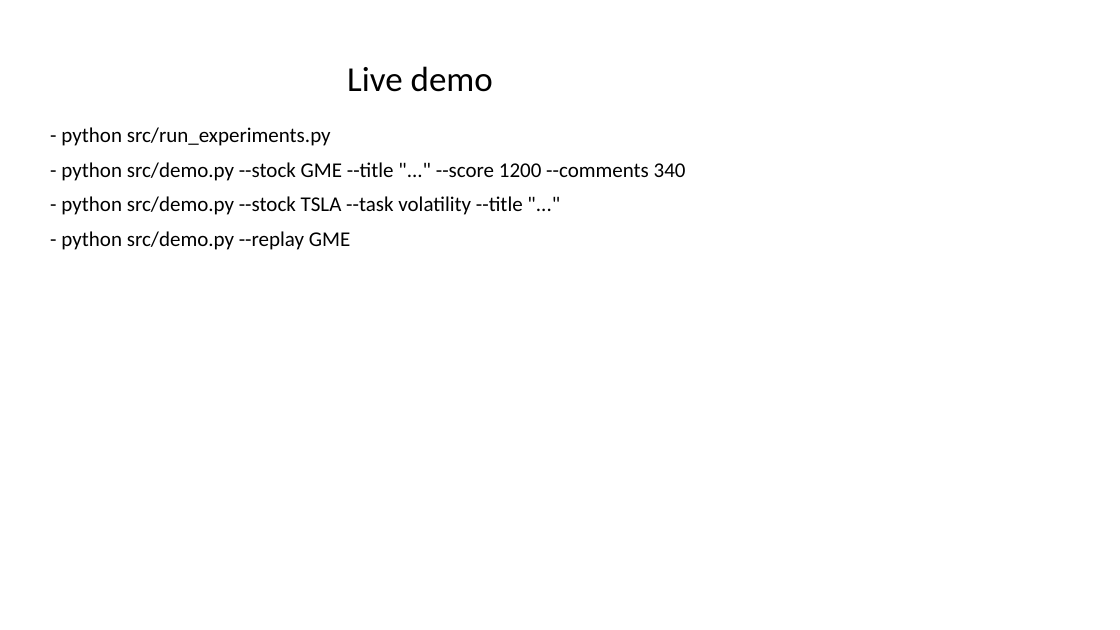
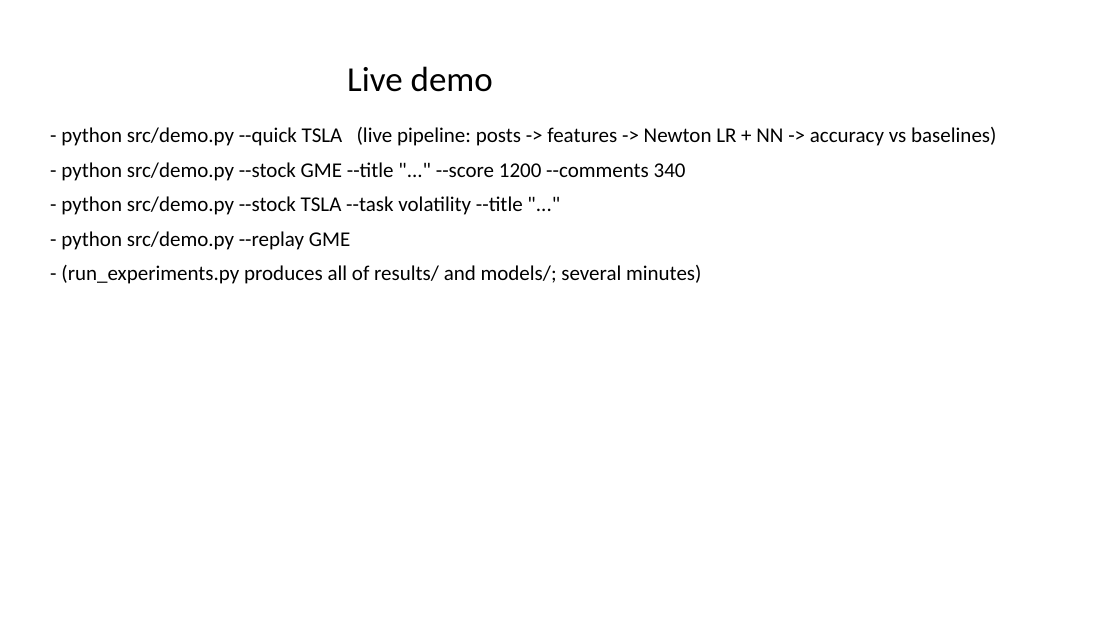
Before and after one commit to Prithvi-Aithal/wsb-market-prediction, a slide deck: slide 13 of docs/presentation.pptx. Drawn at 1120x630 pixels with LibreOffice and Linux fonts; fonts in the diff are those of the drawing. Boxes give left, top, right and bottom in pixels: in the first picture for what was removed or moved away, otherwise in the second. Text is boxed around its words. In the diff, an @@ line names an element or a change of style, - is before the commit and + after.

Commit message:
Add live --quick demo mode (full pipeline on one stock) and update docs

```diff
--- a/docs/presentation.pptx
+++ b/docs/presentation.pptx
@@ text at (x1=61, y1=127, x2=996, y2=146): text changed @@
-- python src/run_experiments.py
+- python src/demo.py --quick TSLA (live pipeline: posts -> features -> Newton LR + NN -> accuracy vs baselines)
@@ text at (x1=61, y1=265, x2=701, y2=284): paragraph added @@
+- (run_experiments.py produces all of results/ and models/; several minutes)
```
Also in this commit, not shown: 5 other files.
